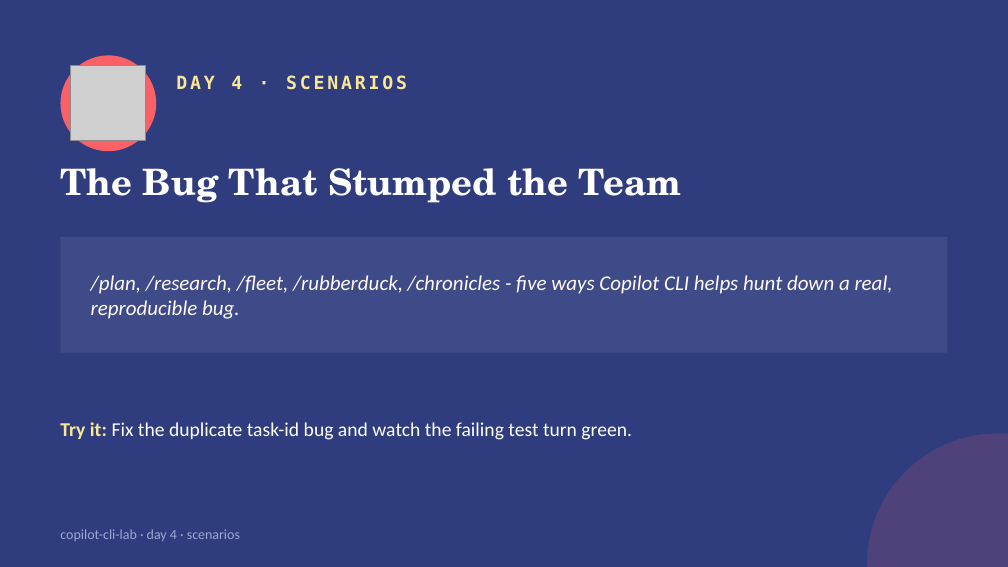
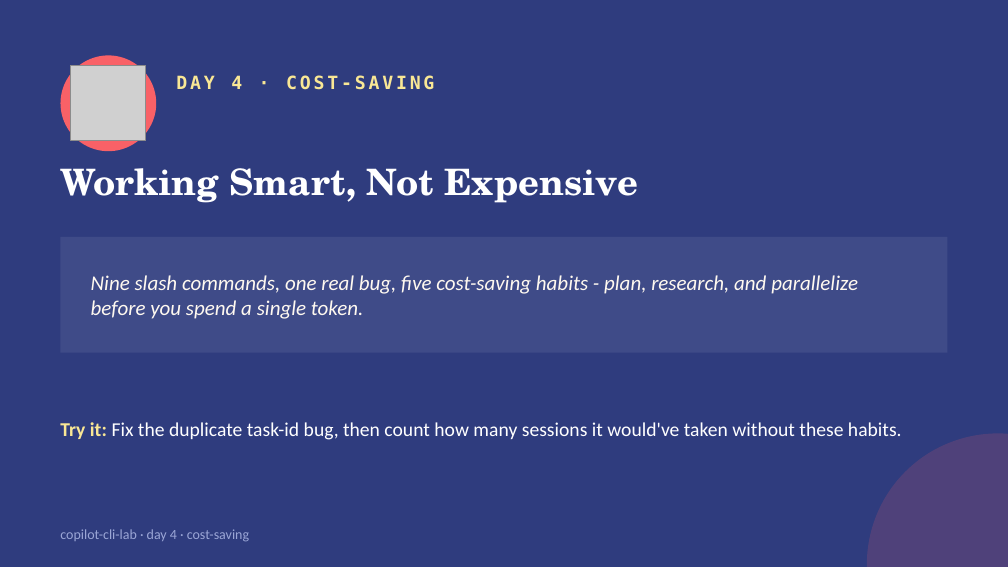
Before and after one commit to kandanai-leenutaphong-backup/copilot-cli-lab, a slide deck: slide 7 of slides/copilot-cli-lab.pptx. Drawn at 1008x567 pixels with LibreOffice and Linux fonts; fonts in the diff are those of the drawing; grey boxes stand for pictures. Boxes give left, top, right and bottom in pixels: in the first picture for what was removed or moved away, otherwise in the second. Text is boxed around its words. In the diff, an @@ line names an element or a change of style, - is before the commit and + after.

```diff
--- a/slides/copilot-cli-lab.pptx
+++ b/slides/copilot-cli-lab.pptx
@@ text at (176,75,434,90): text changed @@
-DAY 4 · SCENARIOS
+DAY 4 · COST-SAVING
@@ text at (60,168,638,203): text changed @@
-The Bug That Stumped the Team
+Working Smart, Not Expensive
@@ text at (91,275,858,319): text changed @@
-/plan, /research, /fleet, /rubberduck, /chronicles - five ways Copilot CLI helps hunt down a real, reproducible bug.
+Nine slash commands, one real bug, five cost-saving habits - plan, research, and parallelize before you spend a single token.
@@ text at (60,422,902,440): text changed @@
-Try it: Fix the duplicate task-id bug and watch the failing test turn green.
+Try it: Fix the duplicate task-id bug, then count how many sessions it would've taken without these habits.
@@ text at (60,529,249,541): text changed @@
-copilot-cli-lab · day 4 · scenarios
+copilot-cli-lab · day 4 · cost-saving
```
Also in this commit, not shown: 3 other slides changed, 29 other files.
